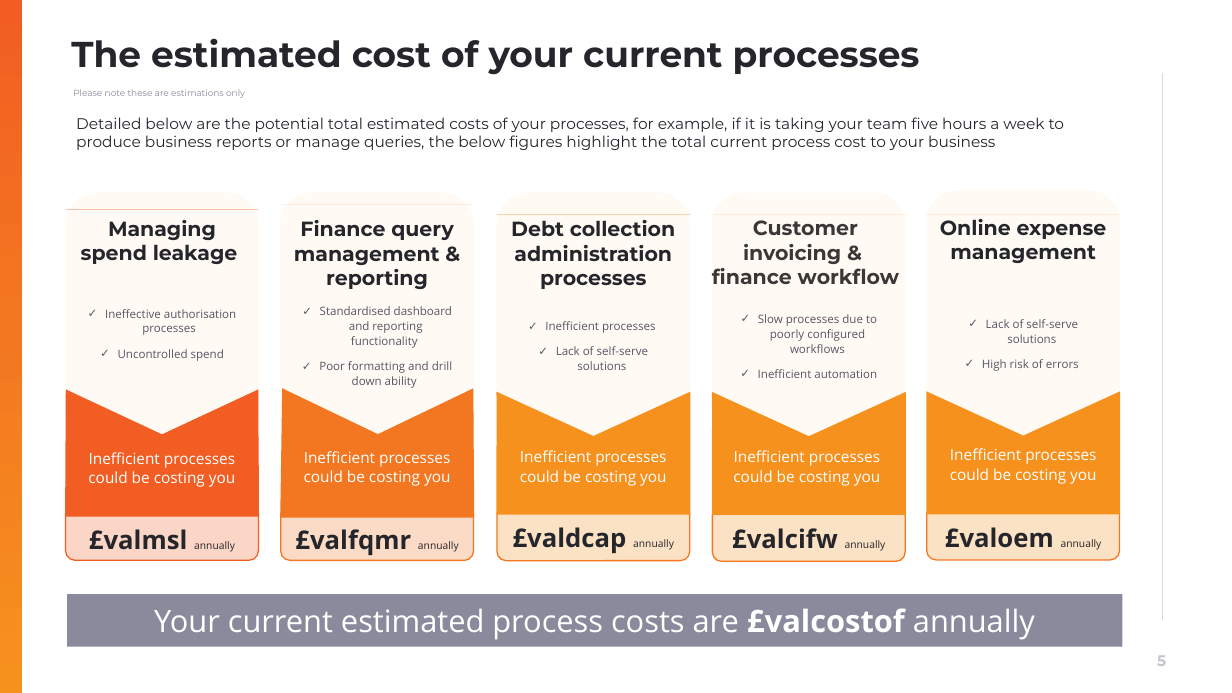
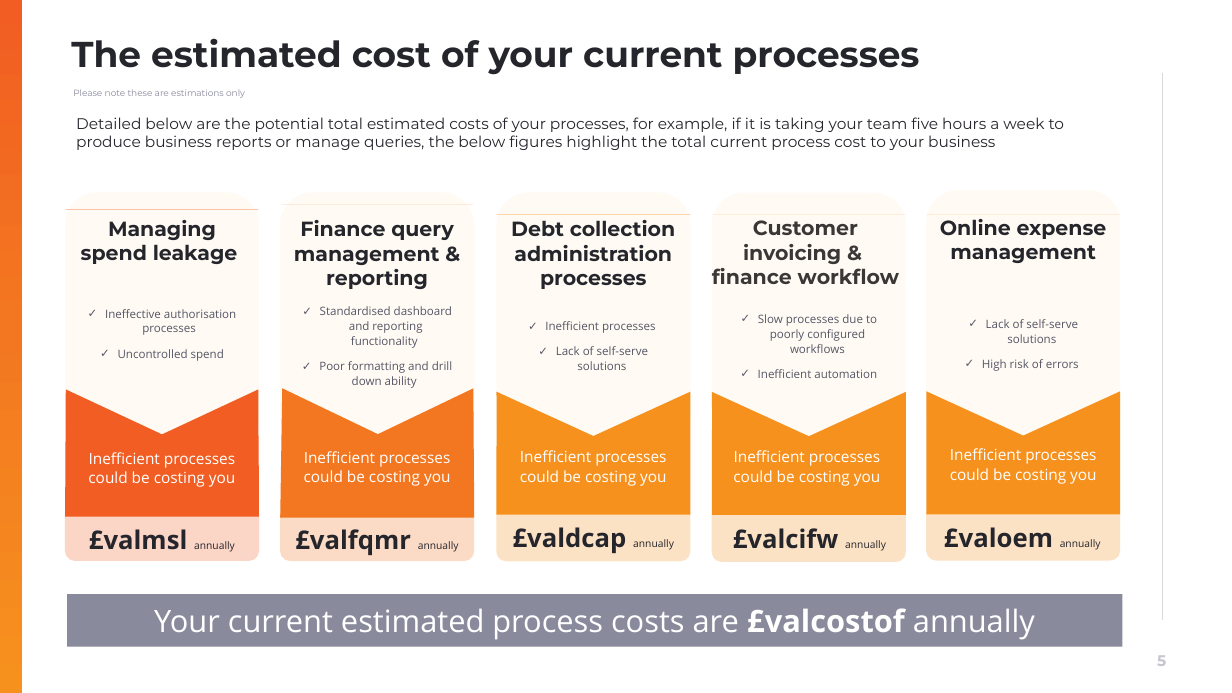
Before and after one commit to muratozdemirpiblo/ppt-api, a slide deck: slide 5 of sales.pptx. Drawn at 1232x693 pixels with LibreOffice and Linux fonts; fonts in the diff are those of the drawing; background and template pictures are left out. Boxes give left, top, right and bottom in pixels: in the first picture for what was removed or moved away, otherwise in the second. Text is boxed around its words. In the diff, an @@ line names an element or a change of style, - is before the commit and + after.

```diff
--- a/sales.pptx
+++ b/sales.pptx
@@ rounded rectangle at (66,504,259,560): outline #F15D22 1 pt to #FBD5C6 1 pt @@
@@ rounded rectangle at (281,506,474,561): outline #F37720 1 pt to #FCDCC5 1 pt @@
@@ outline #F37720 1 pt to #FDE3C5 1 pt in 3 elements at (497,506,690,561), (713,506,906,561), (927,505,1120,560) @@
```
Also in this commit, not shown: 1 other slide changed, 1 other file.
